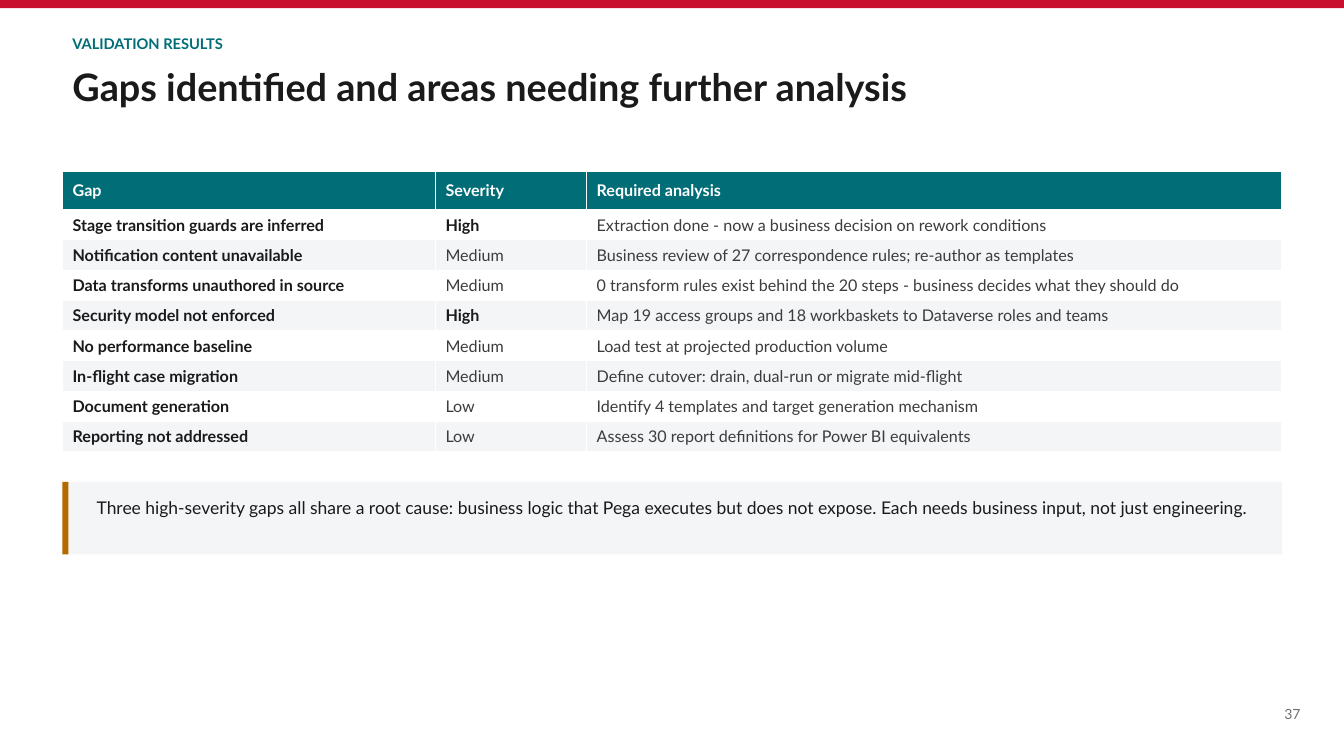
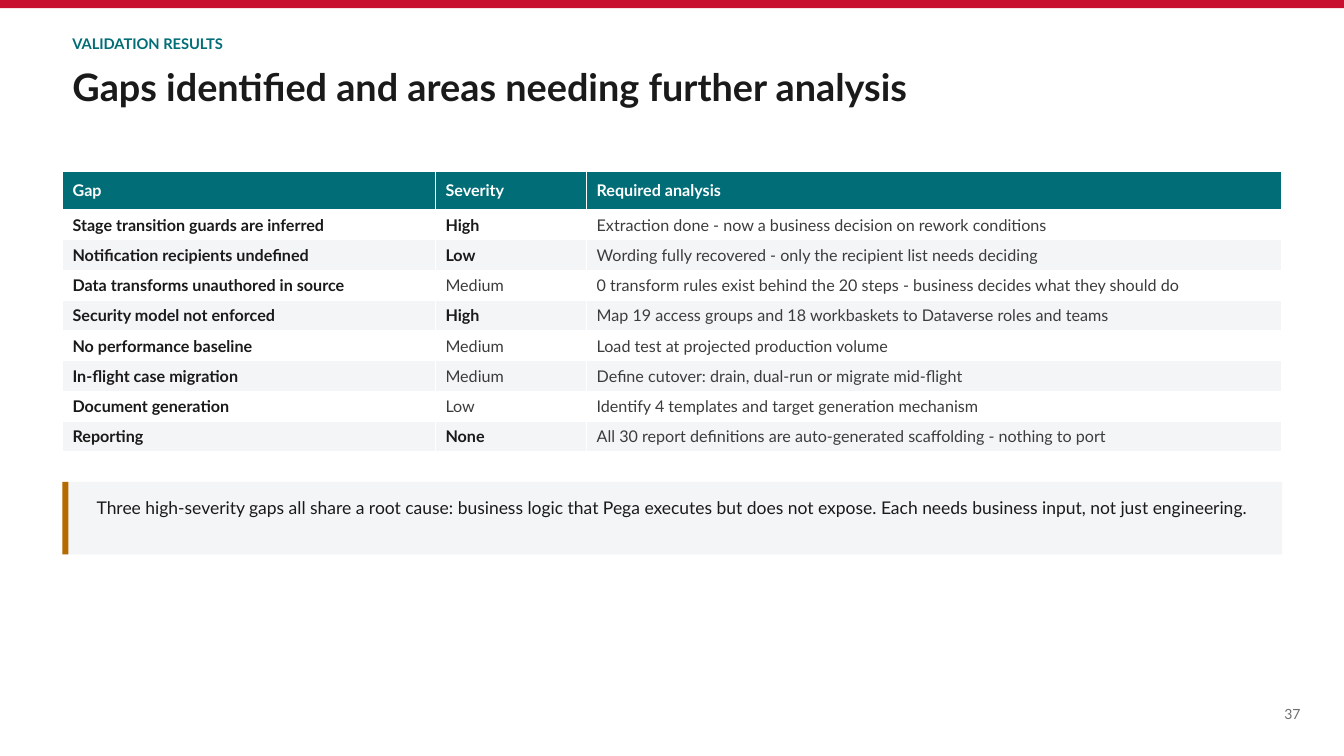
Before and after one commit to parclarke/LDD, a slide deck: slide 37 of lending-due-diligence-app/docs/Pega-to-PowerPlatform-Migration-PoC.pptx. Drawn at 1344x756 pixels with LibreOffice and Linux fonts; fonts in the diff are those of the drawing. Boxes give left, top, right and bottom in pixels: in the first picture for what was removed or moved away, otherwise in the second. Text is boxed around its words. In the diff, an @@ line names an element or a change of style, - is before the commit and + after.

```diff
--- a/lending-due-diligence-app/docs/Pega-to-PowerPlatform-Migration-PoC.pptx
+++ b/lending-due-diligence-app/docs/Pega-to-PowerPlatform-Migration-PoC.pptx
@@ table at (x1=63, y1=171, x2=1282, y2=452) @@
-row 3: Notification content unavailable | Medium | Business review of 27 correspondence rules; re-author as templates
+row 3: Notification recipients undefined | Low | Wording fully recovered - only the recipient list needs deciding
-row 9: Reporting not addressed | Low | Assess 30 report definitions for Power BI equivalents
+row 9: Reporting | None | All 30 report definitions are auto-generated scaffolding - nothing to port
```
Also in this commit, not shown: 3 other slides changed, 12 other files.
